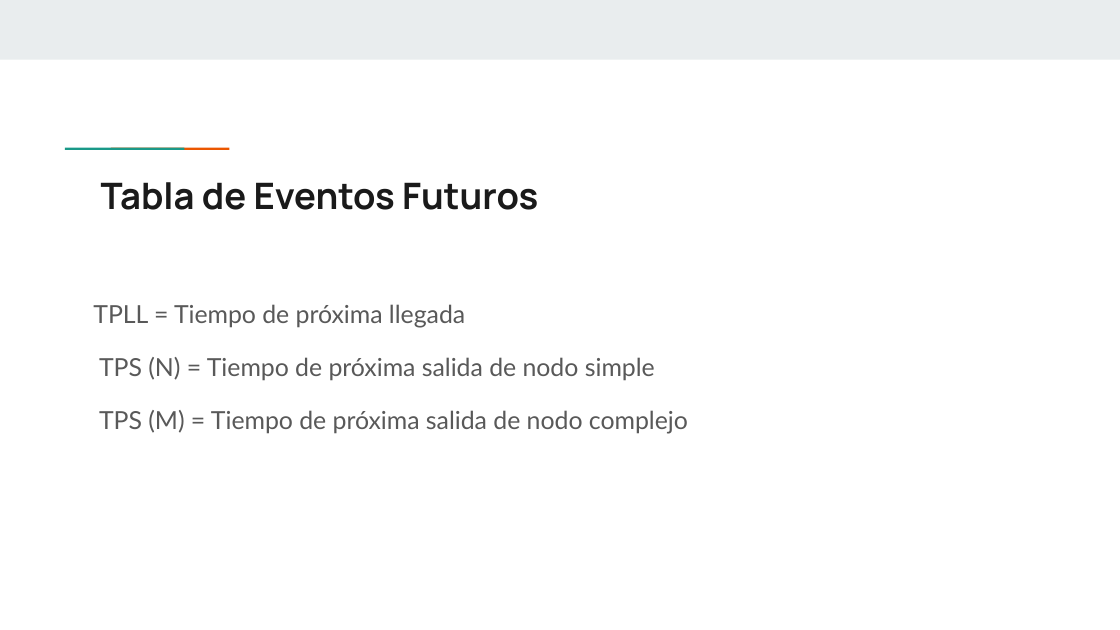
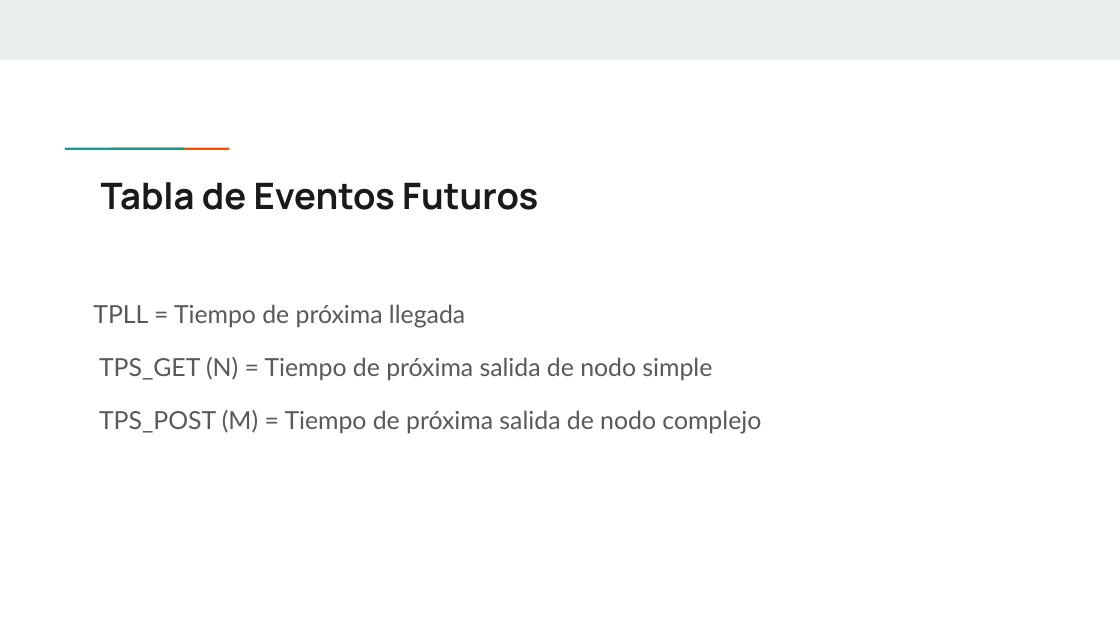
Before and after one commit to NazarethEliasNalbandian/server-requests-simulation, a slide deck: slide 6 of Simulación de Peticiones.pptx. Drawn at 1120x630 pixels with LibreOffice and Linux fonts; fonts in the diff are those of the drawing. Boxes give left, top, right and bottom in pixels: in the first picture for what was removed or moved away, otherwise in the second. Text is boxed around its words. In the diff, an @@ line names an element or a change of style, - is before the commit and + after.

```diff
--- a/Simulación de Peticiones.pptx
+++ b/Simulación de Peticiones.pptx
@@ text at [99,357,761,434]: text changed @@
-TPS (N) = Tiempo de próxima salida de nodo simple
-TPS (M) = Tiempo de próxima salida de nodo complejo
+TPS_GET (N) = Tiempo de próxima salida de nodo simple
+TPS_POST (M) = Tiempo de próxima salida de nodo complejo
```
Also in this commit, not shown: 3 other slides changed, 2 other files.
